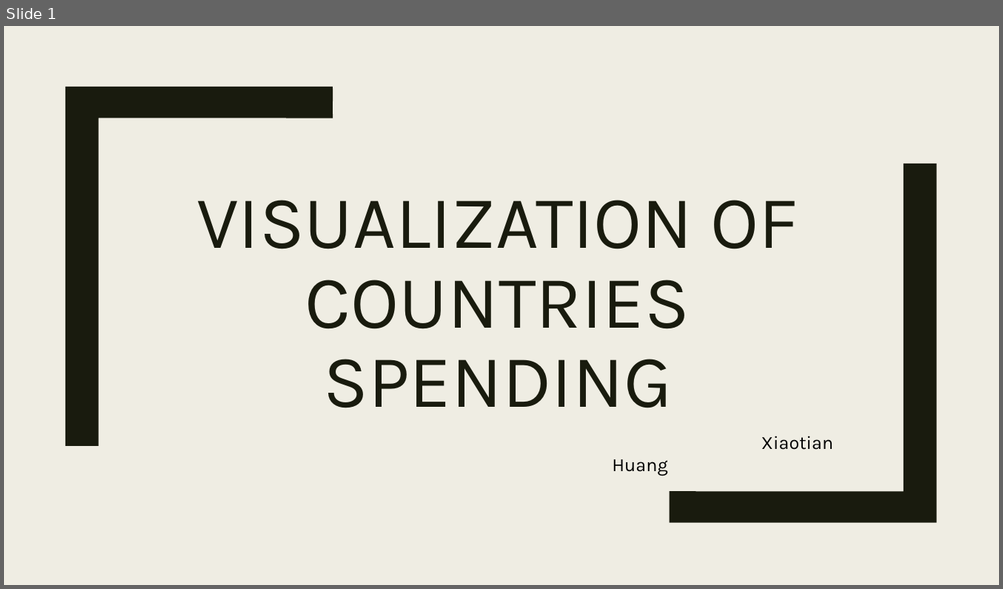
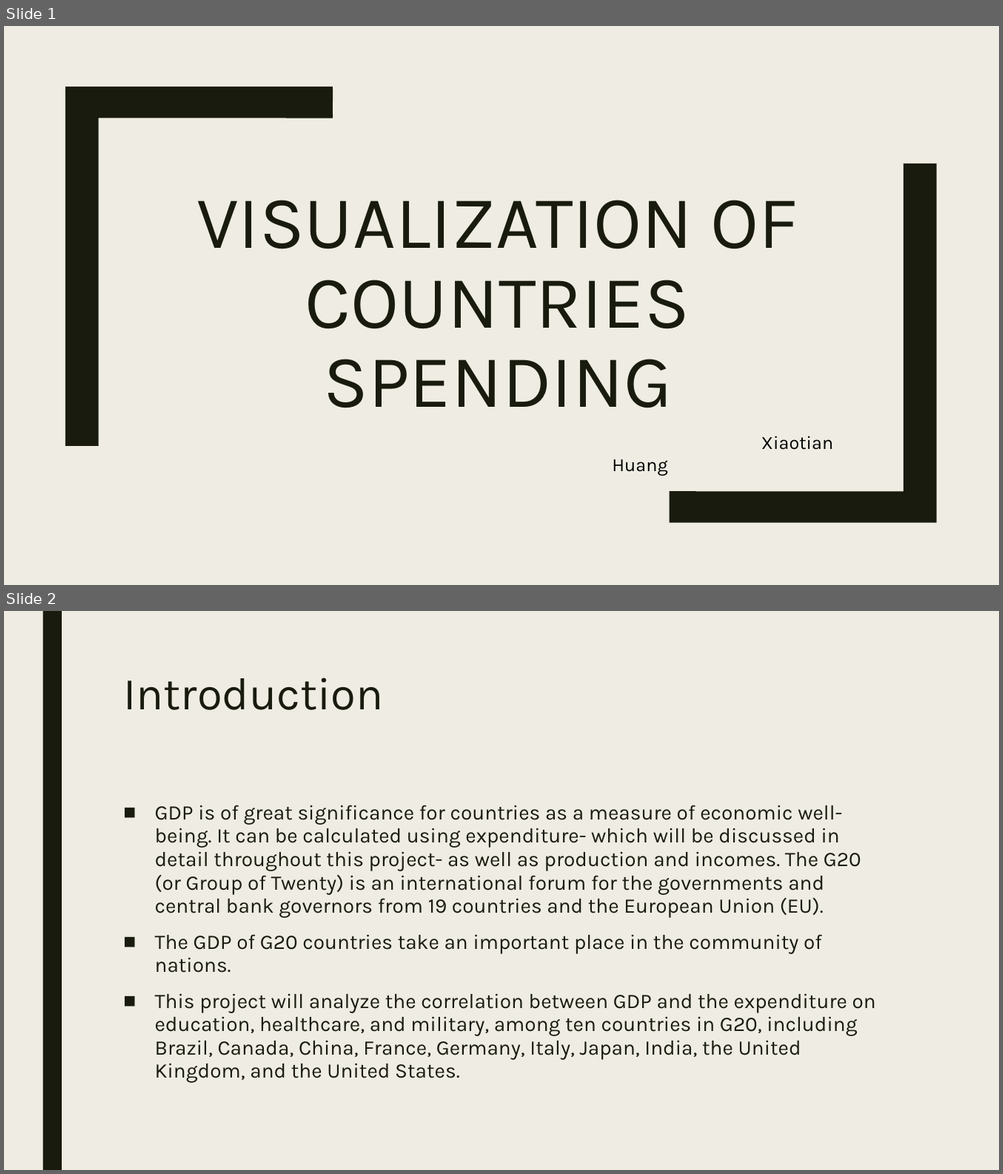
Before and after one commit to xhuang222/G20-spending-analysis, a slide deck: project/ppt.pptx. Shown one above the other, each under a label of ours: slide 1 before the commit, slides 1 and 2 after it. The pictures are 1003x589 and 1003x1174 pixels, drawn with LibreOffice and Linux fonts; fonts in the diff are those of the drawing. Boxes give left, top, right and bottom in pixels: in the first picture for what was removed or moved away, otherwise in the second. Text is boxed around its words. In the diff, an @@ line names an element or a change of style, - is before the commit and + after.

```diff
--- a/project/ppt.pptx
+++ b/project/ppt.pptx
@@ slide 2 added at (4,611,999,1170), background #EFEDE3 @@
@@ rectangle added at (42,611,62,1170), fill #191B0E @@
@@ title added at (123,678,383,710), 44 pt, text #191B0E @@
+Introduction
@@ text added at (155,805,876,1083), 20 pt, text #191B0E @@
+■ GDP is of great significance for countries as a measure of economic well-being. It can be calculated using expenditure- which will be discussed in detail throughout this project- as well as production and incomes. The G20 (or Group of Twenty) is an international forum for the governments and central bank governors from 19 countries and the European Union (EU).
+■ The GDP of G20 countries take an important place in the community of nations.
+■ This project will analyze the correlation between GDP and the expenditure on education, healthcare, and military, among ten countries in G20, including Brazil, Canada, China, France, Germany, Italy, Japan, India, the United Kingdom, and the United States.
```
Also in this commit, not shown: 1 slide changed, 2 other slides added, 8 other files.
